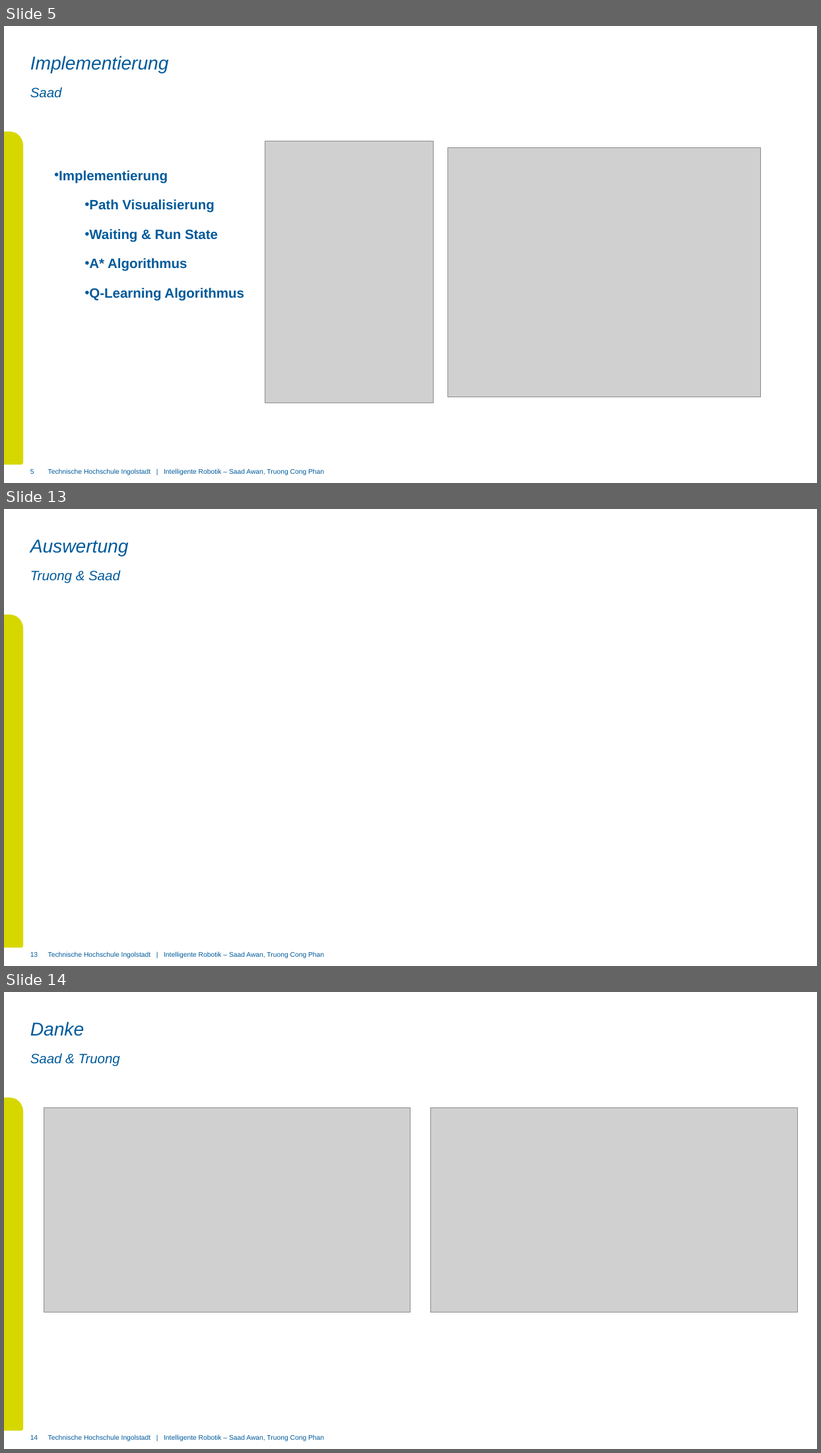
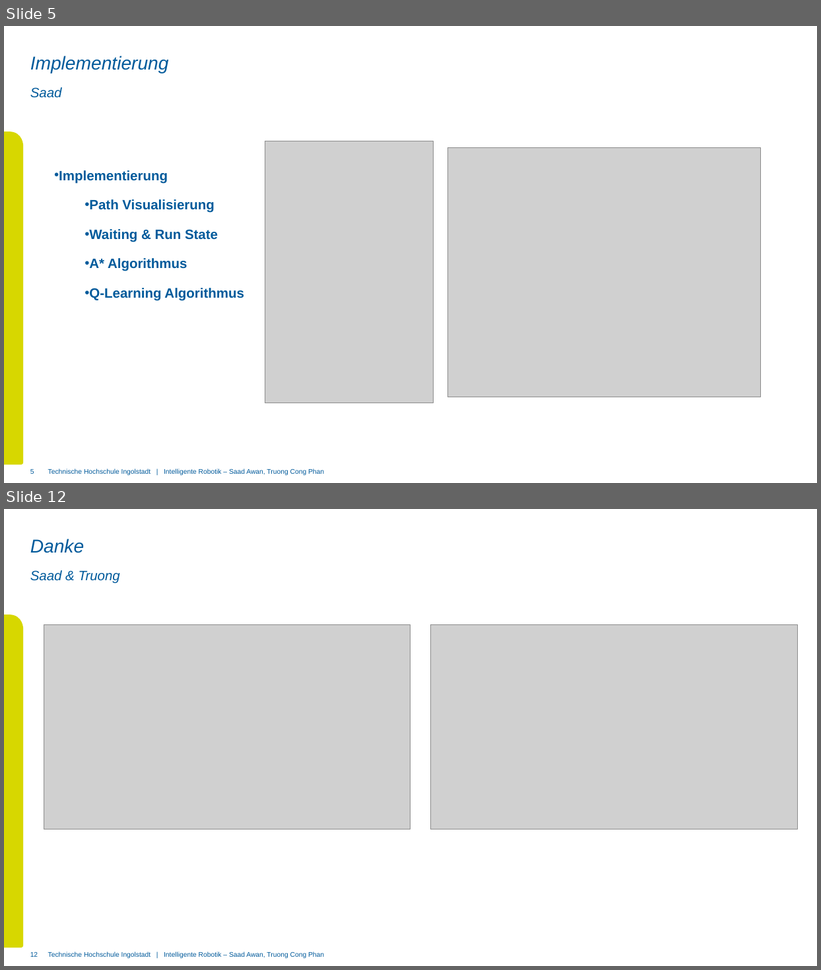
Before and after one commit to saadAw/introb, a slide deck: presentation/intelligente_robotik.pptx. Shown one above the other, each under a label of ours: slides 5, 13 and 14 before the commit, slides 5 and 12 after it; the slides between them are not shown. The pictures are 821x1453 and 821x970 pixels, drawn with LibreOffice and Linux fonts; fonts in the diff are those of the drawing; grey boxes stand for pictures; background and template pictures are left out. Boxes give left, top, right and bottom in pixels: in the first picture for what was removed or moved away, otherwise in the second. Text is boxed around its words. In the diff, an @@ line names an element or a change of style, - is before the commit and + after.

```diff
--- a/presentation/intelligente_robotik.pptx
+++ b/presentation/intelligente_robotik.pptx
@@ slide 13 removed at (4,509,817,966), background #FFFFFF; not listed: 2 template elements that a slide beside it also shows @@
@@ title removed at (30,539,129,557) @@
-Auswertung
@@ subtitle removed at (30,570,120,584) @@
-Truong & Saad
@@ page number removed at (30,953,38,957) @@
-13
@@ what was slide 14 is now slide 12 @@
@@ page number at (30,953,38,957): text changed @@
-14
+12
```
Also in this commit, not shown: 6 slides changed, 1 other slide removed.
